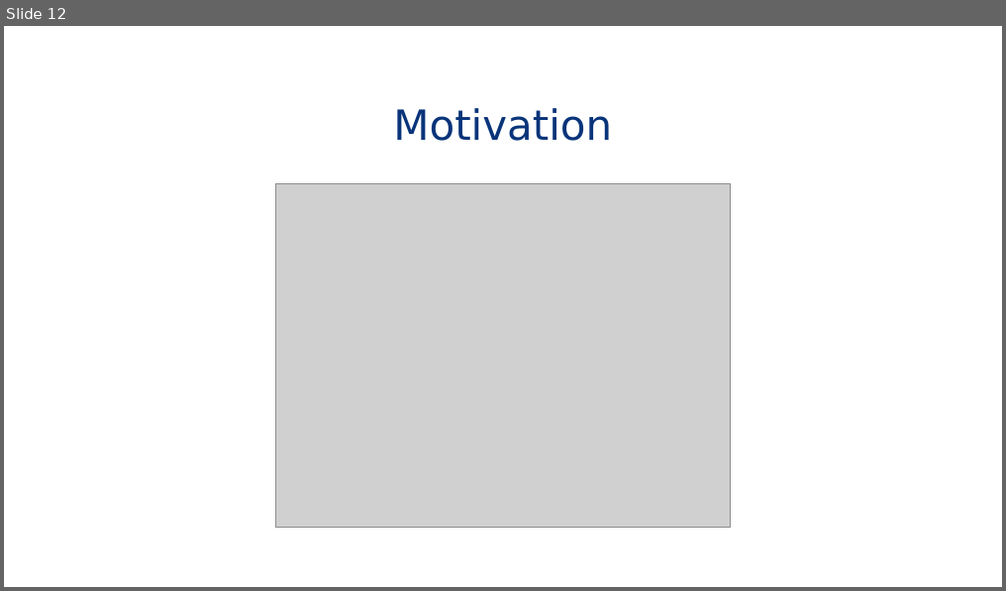
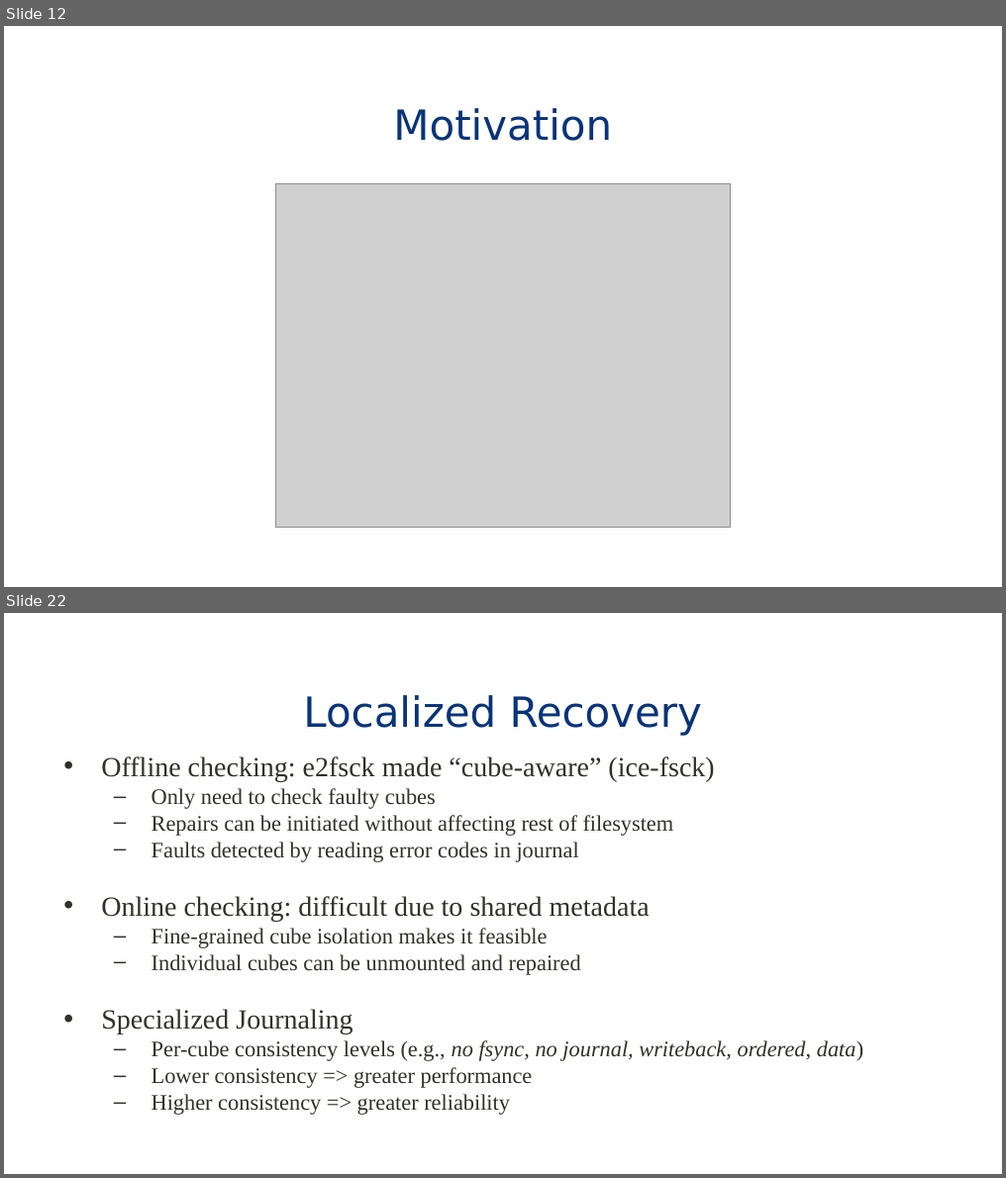
Before and after one commit to eddie-c-davis/cs-advos, a slide deck: presentations/IceFS.pptx. Shown one above the other, each under a label of ours: slide 12 before the commit, slides 12 and 22 after it; the slides between them are not shown. The pictures are 1006x591 and 1006x1178 pixels, drawn with LibreOffice and Linux fonts; fonts in the diff are those of the drawing; grey boxes stand for pictures; background and template pictures are left out. Boxes give left, top, right and bottom in pixels: in the first picture for what was removed or moved away, otherwise in the second. Text is boxed around its words. In the diff, an @@ line names an element or a change of style, - is before the commit and + after.

```diff
--- a/presentations/IceFS.pptx
+++ b/presentations/IceFS.pptx
@@ slide 22 added at (4, 613, 1002, 1174), background #FFFFFF; not listed: 1 template element that a slide beside it also shows @@
@@ title added at (303, 695, 703, 736), 30 pt, text #09347A @@
+Localized Recovery
@@ text added at (101, 757, 863, 1115), 16 pt, text #30302C @@
+• Offline checking: e2fsck made “cube-aware” (ice-fsck)
+  – Only need to check faulty cubes
+  – Repairs can be initiated without affecting rest of filesystem
+  – Faults detected by reading error codes in journal
+• Online checking: difficult due to shared metadata
+  – Fine-grained cube isolation makes it feasible
+  – Individual cubes can be unmounted and repaired
+• Specialized Journaling
+  – Per-cube consistency levels (e.g., no fsync, no journal, writeback, ordered, data)
+  – Lower consistency => greater performance
+  – Higher consistency => greater reliability
```
Also in this commit, not shown: 1 slide changed, 16 other slides added, 4 slides removed.
